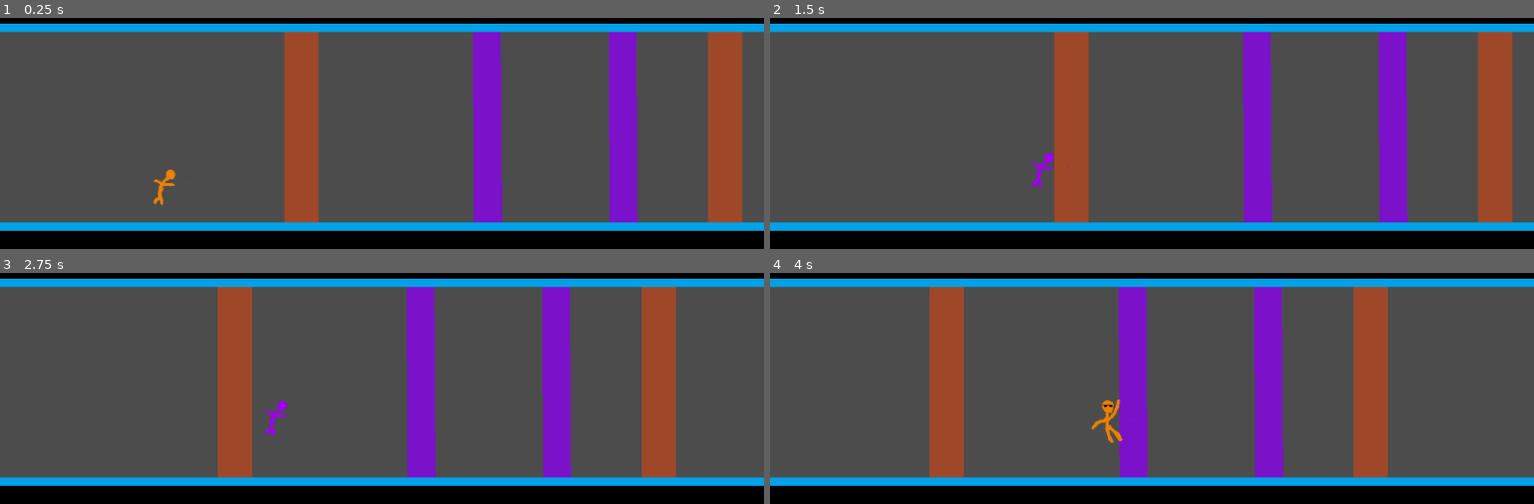
Above: before the commit, frames 1-4 (two rows, left to right).
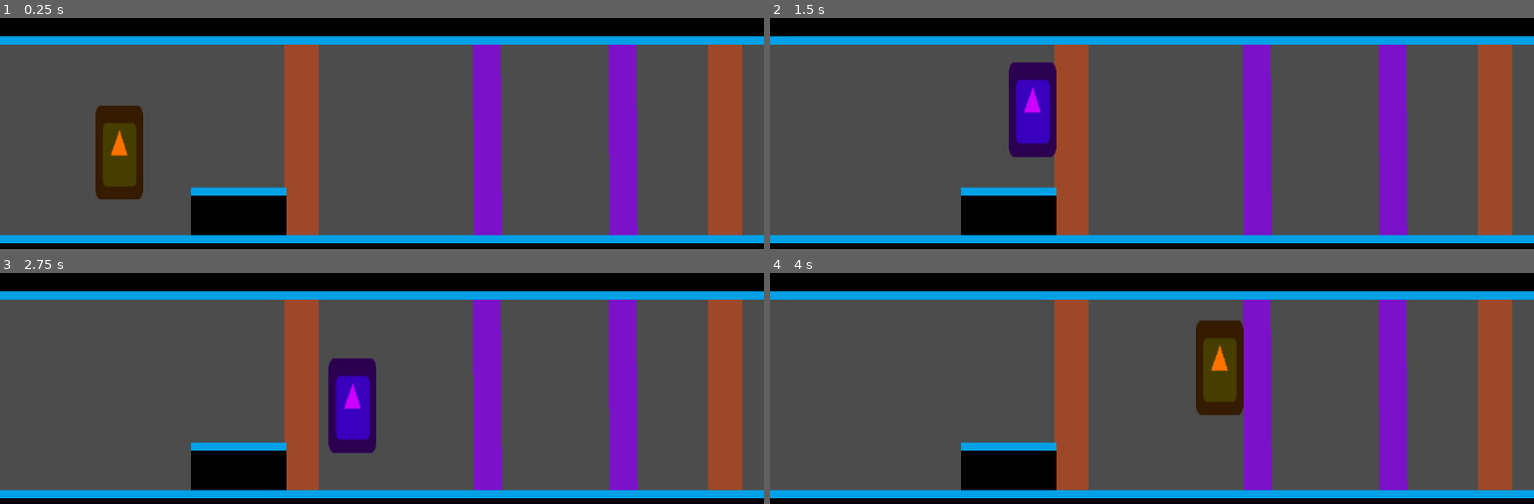
Above: after the commit, the same moments.

Repository: TheChriggu/Speedware
Game: Godot game, scene res://MainTestScene.tscn
The game is run twice, just before and just after one commit, with the same random seed, the same clock (stepped at 60 frames per second) and the same inputs. Before the commit the project has no main scene; this scene is started directly in both runs. The engine's default icon, where the game draws it, is replaced by a stand-in: a white triangle on a blue panel in a dark square.
Inputs:
- Up to frame 1 (0.25 s): no input
- Up to frame 2 (1.5 s): hold W (jump) 0.53-1.28 s; hold D (move_right) from 0.53 s (still down); tap Space (shoot) at 0.6 s; tap W (jump) at 1.35 s
- Up to frame 3 (2.75 s): tap W (jump) at 1.52, 1.82 s; tap Space (shoot) at 1.55, 2.1 s; release D (move_right) at 2.03 s; hold A (move_left) from 2.03 s (still down); hold W (jump) from 2.03 s (still down)
- Up to frame 4 (4 s): release A (move_left) at 2.78 s; release W (jump) at 2.78 s; hold D (move_right) from 2.78 s (still down); tap Space (shoot) at 2.85 s; tap W (jump) at 3.02, 3.32 s; hold W (jump) from 3.53 s (still down)

The runs differ from the first frame. In frame 1, 23% of the frame differs, in the area x 0-100%, y 2-98%; in frame 2, 23%; in frame 3, 47%; in frame 4, 44%.

Commit message:
Scene start Bug fixed, Added new Character with Kinematic Body

Diff:
--- a/MainTestScene.tscn
+++ b/MainTestScene.tscn
@@ -3,9 +3,9 @@
 [ext_resource path="res://LaserOrange.tscn" type="PackedScene" id=1]
 [ext_resource path="res://LaserPurple.tscn" type="PackedScene" id=2]
 [ext_resource path="res://tileset.tres" type="TileSet" id=3]
-[ext_resource path="res://player.tscn" type="PackedScene" id=4]
+[ext_resource path="res://playerKinematic.tscn" type="PackedScene" id=4]
 
-[node name="stage" type="Node" index="0"]
+[node name="stage" type="Node"]
 
 [node name="Sprite" type="Sprite" parent="." index="0"]
 
@@ -13,6 +13,8 @@
 scale = Vector2( 13.0943, 3.64666 )
 
 [node name="Lasers" type="Node2D" parent="." index="1"]
+
+editor/display_folded = true
 
 [node name="LaserGruen" parent="Lasers" index="0" instance=ExtResource( 1 )]
 
@@ -167,14 +169,16 @@
 collision_mask = 1
 occluder_light_mask = 1
 format = 1
-tile_data = PoolIntArray( -196611, -1610612726, 0, -196610,  …(13673 unchanged characters)… 10612726, 0, 393215, -1610612736, 0, 327717, 0, 0, 327718, 0, 0, 327719, 10, 0,  …(25175 unchanged characters)…
+tile_data = PoolIntArray( -196611, -1610612726, 0, -196610,  …(13673 unchanged characters)… 10612726, 0, 393215, -1610612736, 0, 327684, 0, 0, 327685, 0, 0, 327717, 0, 0, 327718, 0, 0, 327719, 10, 0,  …(25175 unchanged characters)…
 _sections_unfolded = [ "Collision", "Transform" ]
 
-[node name="player" parent="." index="3" instance=ExtResource( 4 )]
+[node name="UI" type="Node" parent="." index="3"]
 
-position = Vector2( 232.705, 319.882 )
-mass = 0.03
-gravity_scale = 3.0
+[node name="player" parent="." index="4" instance=ExtResource( 4 )]
+
+position = Vector2( 159.739, 256.378 )
+scale = Vector2( 1, 1.98238 )
+GRAVITY = 500.0
 
 
 [editable path="player"]
--- /dev/null
+++ b/playerKinematic.gd
@@ -0,0 +1,87 @@
+extends KinematicBody2D
+
+# This demo shows how to build a kinematic controller.
+
+# Member variables
+export var GRAVITY = 500.0 # pixels/second/second
+
+# Angle in degrees towards either side that the player can consider "floor"
+const FLOOR_ANGLE_TOLERANCE = 40
+export var WALK_FORCE = 600
+export var WALK_MIN_SPEED = 10
+export var WALK_MAX_SPEED = 200
+const STOP_FORCE = 1300
+export var JUMP_SPEED = 200
+const JUMP_MAX_AIRBORNE_TIME = 0.2
+
+const SLIDE_STOP_VELOCITY = 1.0 # one pixel/second
+const SLIDE_STOP_MIN_TRAVEL = 1.0 # one pixel
+
+var velocity = Vector2()
+var on_air_time = 100
+var jumping = false
+
+var prev_jump_pressed = false
+export var isGreen = true
+
+func SwitchColor():
+	isGreen = not isGreen
+	if isGreen:
+		$AnimationPlayer.play("SwitchPurpleToOrange")
+	else:
+		$AnimationPlayer.play("SwitchOrangeToPurple")
+
+func _physics_process(delta):
+	# Create forces
+	var force = Vector2(0, GRAVITY)
+
+	var walk_left = Input.is_action_pressed("move_left")
+	var walk_right = Input.is_action_pressed("move_right")
+	var jump = Input.is_action_pressed("jump")
+	var GreenForm = true
+
+
+	var stop = true
+
+	if walk_left:
+		if velocity.x <= WALK_MIN_SPEED and velocity.x > -WALK_MAX_SPEED:
+			force.x -= WALK_FORCE
+			stop = false
+	elif walk_right:
+		if velocity.x >= -WALK_MIN_SPEED and velocity.x < WALK_MAX_SPEED:
+			force.x += WALK_FORCE
+			stop = false
+
+	if stop:
+		var vsign = sign(velocity.x)
+		var vlen = abs(velocity.x)
+
+		vlen -= STOP_FORCE * delta
+		if vlen < 0:
+			vlen = 0
+
+		velocity.x = vlen * vsign
+
+	# Integrate forces to velocity
+	velocity += force * delta
+	# Integrate velocity into motion and move
+	velocity = move_and_slide(velocity, Vector2(0, -1))
+
+	if is_on_floor():
+		on_air_time = 0
+
+	if jumping and velocity.y > 0:
+		# If falling, no longer jumping
+		jumping = false
+
+	if on_air_time < JUMP_MAX_AIRBORNE_TIME and jump and not prev_jump_pressed and not jumping:
+		# Jump must also be allowed to happen if the character left the floor a little bit ago.
+		# Makes controls more snappy.
+		velocity.y = -JUMP_SPEED
+		jumping = true
+
+	on_air_time += delta
+	prev_jump_pressed = jump
+
+	if Input.is_action_just_pressed("shoot"):
+			SwitchColor()
--- /dev/null
+++ b/playerKinematic.tscn
@@ -0,0 +1,131 @@
+[gd_scene load_steps=6 format=2]
+
+[ext_resource path="res://playerKinematic.gd" type="Script" id=1]
+[ext_resource path="res://icon.png" type="Texture" id=2]
+
+[sub_resource type="RectangleShape2D" id=1]
+
+custom_solver_bias = 0.0
+extents = Vector2( 31.657, 31.8708 )
+
+[sub_resource type="Animation" id=2]
+
+resource_name = "SwitchOrangeToPurple"
+length = 1.0
+loop = false
+step = 0.1
+tracks/0/type = "value"
+tracks/0/path = NodePath("sprite:modulate")
+tracks/0/interp = 1
+tracks/0/loop_wrap = true
+tracks/0/imported = false
+tracks/0/enabled = true
+tracks/0/keys = {
+"times": PoolRealArray( 0 ),
+"transitions": PoolRealArray( 1 ),
+"update": 0,
+"values": [ Color( 0.804688, 0, 1, 1 ) ]
+}
+tracks/1/type = "value"
+tracks/1/path = NodePath(".:collision_layer")
+tracks/1/interp = 1
+tracks/1/loop_wrap = true
+tracks/1/imported = false
+tracks/1/enabled = true
+tracks/1/keys = {
+"times": PoolRealArray( 0 ),
+"transitions": PoolRealArray( 1 ),
+"update": 1,
+"values": [ 6 ]
+}
+tracks/2/type = "value"
+tracks/2/path = NodePath(".:collision_mask")
+tracks/2/interp = 1
+tracks/2/loop_wrap = true
+tracks/2/imported = false
+tracks/2/enabled = true
+tracks/2/keys = {
+"times": PoolRealArray( 0 ),
+"transitions": PoolRealArray( 1 ),
+"update": 1,
+"values": [ 6 ]
+}
+
+[sub_resource type="Animation" id=3]
+
+resource_name = "SwitchPurpleToOrange"
+length = 1.0
+loop = false
+step = 0.1
+tracks/0/type = "value"
+tracks/0/path = NodePath(".:collision_layer")
+tracks/0/interp = 1
+tracks/0/loop_wrap = true
+tracks/0/imported = false
+tracks/0/enabled = true
+tracks/0/keys = {
+"times": PoolRealArray( 0 ),
+"transitions": PoolRealArray( 1 ),
+"update": 1,
+"values": [ 5 ]
+}
+tracks/1/type = "value"
+tracks/1/path = NodePath(".:collision_mask")
+tracks/1/interp = 1
+tracks/1/loop_wrap = true
+tracks/1/imported = false
+tracks/1/enabled = true
+tracks/1/keys = {
+"times": PoolRealArray( 0 ),
+"transitions": PoolRealArray( 1 ),
+"update": 1,
+"values": [ 5 ]
+}
+tracks/2/type = "value"
+tracks/2/path = NodePath("sprite:modulate")
+tracks/2/interp = 1
+tracks/2/loop_wrap = true
+tracks/2/imported = false
+tracks/2/enabled = true
+tracks/2/keys = {
+"times": PoolRealArray( 0 ),
+"transitions": PoolRealArray( 1 ),
+"update": 0,
+"values": [ Color( 1, 0.447479, 0.00390625, 1 ) ]
+}
+
+[node name="player" type="KinematicBody2D" index="0"]
+
+input_pickable = false
+collision_layer = 5
+collision_mask = 5
+collision/safe_margin = 0.08
+script = ExtResource( 1 )
+GRAVITY = 2.0
+WALK_FORCE = 700
+WALK_MIN_SPEED = 300
+WALK_MAX_SPEED = 1500
+JUMP_SPEED = 350
+isGreen = true
+
+[node name="sprite" type="Sprite" parent="." index="0"]
+
+modulate = Color( 1, 0.447479, 0.00390625, 1 )
+texture = ExtResource( 2 )
+_sections_unfolded = [ "Visibility" ]
+
+[node name="CollisionShape2D" type="CollisionShape2D" parent="." index="1"]
+
+position = Vector2( -0.315559, 0.157784 )
+shape = SubResource( 1 )
+
+[node name="AnimationPlayer" type="AnimationPlayer" parent="." index="2"]
+
+root_node = NodePath("..")
+autoplay = ""
+playback_process_mode = 1
+playback_default_blend_time = 0.0
+playback_speed = 1.0
+anims/SwitchOrangeToPurple = SubResource( 2 )
+anims/SwitchPurpleToOrange = SubResource( 3 )
+blend_times = [  ]
--- a/project.godot
+++ b/project.godot
@@ -11,7 +11,7 @@
 [application]
 
 config/name="LaserLabsv1"
-run/main_scene="res://randi.tscn"
+run/main_scene="res://MainTestScene.tscn"
 config/icon="res://icon.png"
 
 [input]
